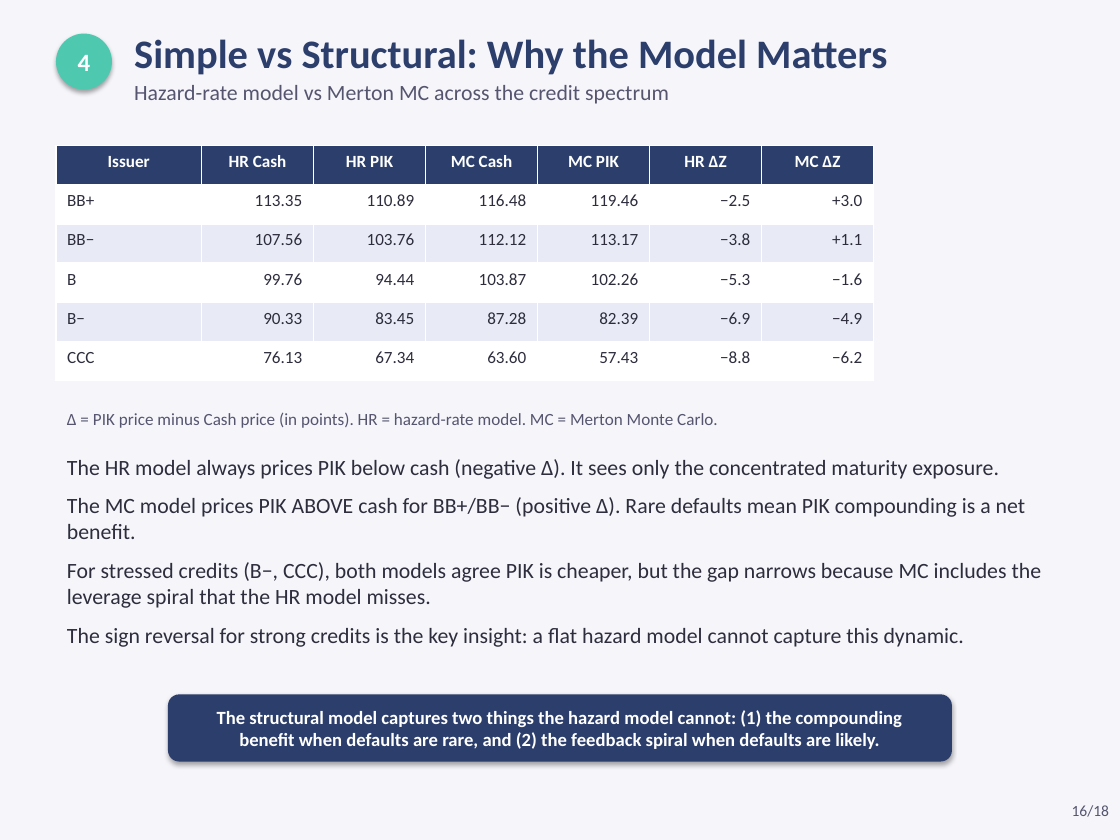
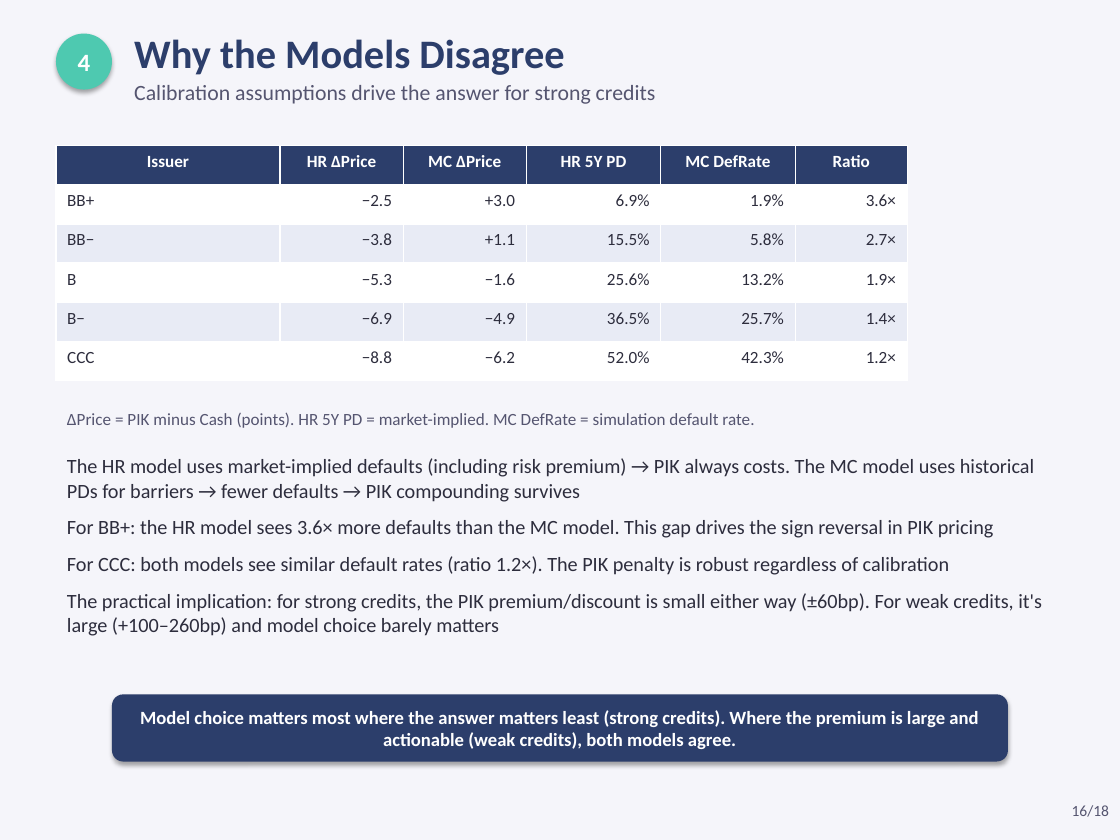
Before and after one commit to jeickmeier/rfin, a slide deck: slide 16 of finstack-py/examples/scripts/valuations/instruments/pik_coupon_pricing.pptx. Drawn at 1120x840 pixels with LibreOffice and Linux fonts; fonts in the diff are those of the drawing. Boxes give left, top, right and bottom in pixels: in the first picture for what was removed or moved away, otherwise in the second. Text is boxed around its words. In the diff, an @@ line names an element or a change of style, - is before the commit and + after.

```diff
--- a/finstack-py/examples/scripts/valuations/instruments/pik_coupon_pricing.pptx
+++ b/finstack-py/examples/scripts/valuations/instruments/pik_coupon_pricing.pptx
@@ text at box(134, 39, 564, 75): text changed @@
-Simple vs Structural: Why the Model Matters
+Why the Models Disagree
@@ text at box(134, 85, 656, 104): text changed @@
-Hazard-rate model vs Merton MC across the credit spectrum
+Calibration assumptions drive the answer for strong credits
@@ table at box(56, 146, 907, 381) @@
-column 2: HR Cash | 113.35 | 107.56 | 99.76 | 90.33 | 76.13
-column 3: HR PIK | 110.89 | 103.76 | 94.44 | 83.45 | 67.34
-column 4: MC Cash | 116.48 | 112.12 | 103.87 | 87.28 | 63.60
-column 5: MC PIK | 119.46 | 113.17 | 102.26 | 82.39 | 57.43
-column 6: HR ΔZ | −2.5 | −3.8 | −5.3 | −6.9 | −8.8
-column 7: MC ΔZ | +3.0 | +1.1 | −1.6 | −4.9 | −6.2
+column 2: HR ΔPrice | −2.5 | −3.8 | −5.3 | −6.9 | −8.8
+column 3: MC ΔPrice | +3.0 | +1.1 | −1.6 | −4.9 | −6.2
+column 4: HR 5Y PD | 6.9% | 15.5% | 25.6% | 36.5% | 52.0%
+column 5: MC DefRate | 1.9% | 5.8% | 13.2% | 25.7% | 42.3%
+column 6: Ratio | 3.6× | 2.7× | 1.9× | 1.4× | 1.2×
@@ table: place and size @@
-table at box(56, 146, 874, 381)
+table at box(56, 146, 907, 381)
@@ text at box(67, 413, 754, 428): text changed @@
-Δ = PIK price minus Cash price (in points). HR = hazard-rate model. MC = Merton Monte Carlo.
+ΔPrice = PIK minus Cash (points). HR 5Y PD = market-implied. MC DefRate = simulation default rate.
@@ text at box(67, 458, 1042, 636): text changed; size 14 to 13 pt @@
-The HR model always prices PIK below cash (negative Δ). It sees only the concentrated maturity exposure.
-The MC model prices PIK ABOVE cash for BB+/BB− (positive Δ). Rare defaults mean PIK compounding is a net benefit.
-For stressed credits (B−, CCC), both models agree PIK is cheaper, but the gap narrows because MC includes the leverage spiral that the HR model misses.
-The sign reversal for strong credits is the key insight: a flat hazard model cannot capture this dynamic.
+The HR model uses market-implied defaults (including risk premium) → PIK always costs. The MC model uses historical PDs for barriers → fewer defaults → PIK compounding survives
+For BB+: the HR model sees 3.6× more defaults than the MC model. This gap drives the sign reversal in PIK pricing
+For CCC: both models see similar default rates (ratio 1.2×). The PIK penalty is robust regardless of calibration
+The practical implication: for strong credits, the PIK premium/discount is small either way (±60bp). For weak credits, it's large (+100–260bp) and model choice barely matters
@@ rounded rectangle "Model choice matters most where ...": place and size @@
-rounded rectangle "Model choice matters most where ..." at box(168, 694, 952, 762)
+rounded rectangle "Model choice matters most where ..." at box(112, 694, 1008, 762)
@@ text in rounded rectangle at box(140, 710, 978, 749): text changed @@
-The structural model captures two things the hazard model cannot: (1) the compounding benefit when defaults are rare, and (2) the feedback spiral when defaults are likely.
+Model choice matters most where the answer matters least (strong credits). Where the premium is large and actionable (weak credits), both models agree.
```
Also in this commit, not shown: 7 other slides changed, 23 other files.
